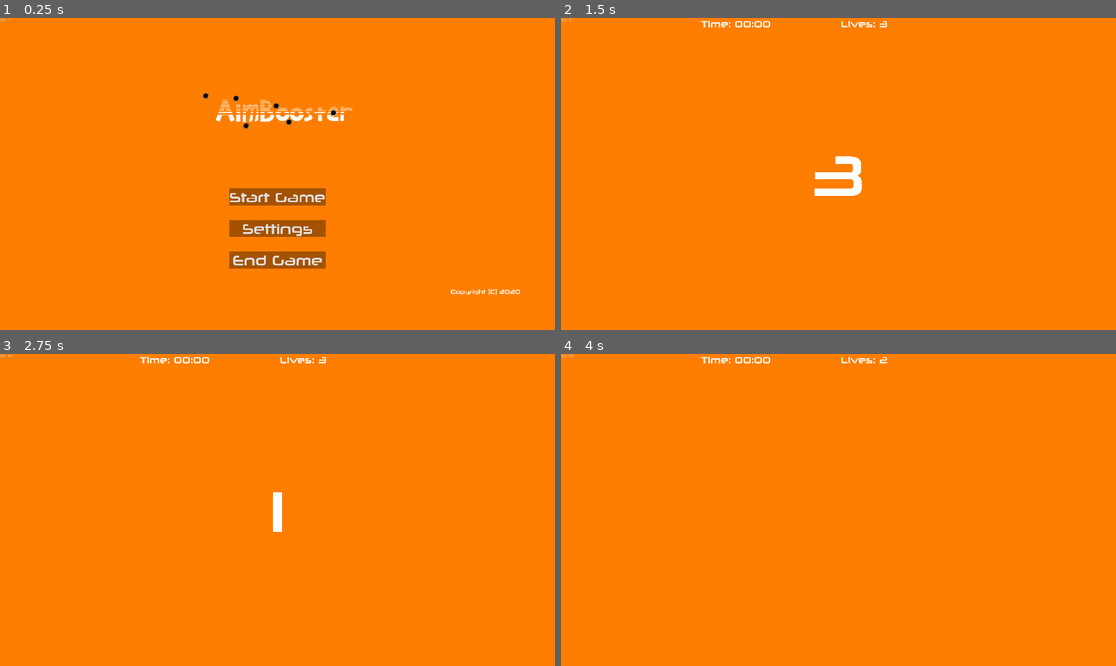
Above: before the commit, frames 1-4 (two rows, left to right).
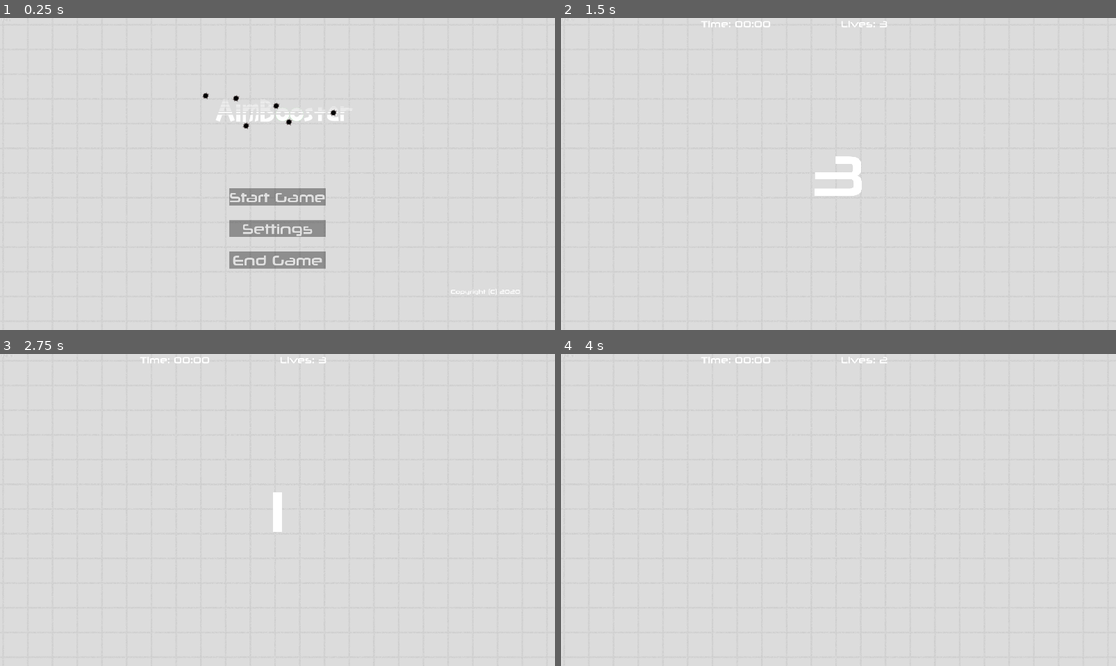
Above: after the commit, the same moments.

Repository: CasualYT31/aimbooster
Game: Godot game, scene res://scenes/Root.tscn
Two runs of this game, one before a commit and one after it. Both use one fixed random seed, a clock stepped at 60 frames per second and the inputs below.
Inputs (mouse positions are in pixels of both pictures, inside the frame that each line leads up to):
- Up to frame 1 (0.25 s): no input
- Up to frame 2 (1.5 s): click "Start Game" at 0.5 s; tap Enter at 1.25 s; move the mouse to (960, 158) at 1.27 s; click (960, 158) at 1.42 s
- Up to frame 3 (2.75 s): tap Space at 2 s; move the mouse to (166, 525) at 2.02 s; click (166, 525) at 2.17 s
- Up to frame 4 (4 s): move the mouse to (894, 441) at 2.77 s; click (894, 441) at 2.92 s; tap Enter at 3.5 s; move the mouse to (810, 572) at 3.52 s; click (810, 572) at 3.67 s

The runs differ from the first frame. In frame 1, 99% of the frame differs, in the area x 0-100%, y 0-100%; in frame 2, 99%; in frame 3, 100%; in frame 4, 100%.

Commit message:
Color and Size of Targets now change based on number of spawns, created a difficulty cap on spawn time and active target time, changed background, and changed TargetPNG color to white for easier color manipulation

Diff:
--- a/scenes/Root.tscn
+++ b/scenes/Root.tscn
@@ -1,7 +1,7 @@
 [gd_scene load_steps=5 format=2]
 
 [ext_resource path="res://scripts/Root.gd" type="Script" id=1]
-[ext_resource path="res://graphical/1920x1080-orange-color-wheel-solid-color-background.jpg" type="Texture" id=2]
+[ext_resource path="res://graphical/Untitled-1.png" type="Texture" id=2]
 [ext_resource path="res://audio/Mistake the Getaway.ogg" type="AudioStream" id=3]
 [ext_resource path="res://scenes/FPSCounter.tscn" type="PackedScene" id=4]
 
--- a/scenes/SettingsMenu.tscn
+++ b/scenes/SettingsMenu.tscn
@@ -6,6 +6,7 @@
 [ext_resource path="res://scenes/CopyrightLabel.tscn" type="PackedScene" id=4]
 [ext_resource path="res://graphical/ButtonStyles/ButtonsHover.stylebox" type="StyleBox" id=5]
 [ext_resource path="res://graphical/ButtonStyles/ButtonPressed.stylebox" type="StyleBox" id=6]
+[ext_resource path="res://graphical/ButtonStyles/ButtonDisabled.stylebox" type="StyleBox" id=7]
 
 [sub_resource type="DynamicFont" id=1]
 size = 32
@@ -229,6 +230,7 @@
 size_flags_vertical = 4
 custom_styles/hover = ExtResource( 5 )
 custom_styles/pressed = ExtResource( 6 )
+custom_styles/disabled = ExtResource( 7 )
 custom_styles/normal = ExtResource( 1 )
 custom_fonts/font = SubResource( 9 )
 text = "Normal"
@@ -242,6 +244,7 @@
 size_flags_vertical = 4
 custom_styles/hover = ExtResource( 5 )
 custom_styles/pressed = ExtResource( 6 )
+custom_styles/disabled = ExtResource( 7 )
 custom_styles/normal = ExtResource( 1 )
 custom_fonts/font = SubResource( 10 )
 text = "Enemy"
--- a/scenes/Target.tscn
+++ b/scenes/Target.tscn
@@ -7,9 +7,11 @@
 
 [node name="Area2D" type="Area2D"]
 pause_mode = 1
+scale = Vector2( 1.5, 1.5 )
 script = ExtResource( 2 )
 
 [node name="Sprite" type="Sprite" parent="."]
+scale = Vector2( 0.08, 0.08 )
 texture = ExtResource( 1 )
 
 [node name="CollisionShape2D" type="CollisionShape2D" parent="."]
--- a/scripts/FPSCounter.gd
+++ b/scripts/FPSCounter.gd
@@ -2,4 +2,4 @@
 
 # warning-ignore:unused_argument
 func _process(delta):
-	text = "fps: " + str(Engine.get_frames_per_second())
+	text = "FPS: " + str(Engine.get_frames_per_second())
--- a/scripts/Game.gd
+++ b/scripts/Game.gd
@@ -25,7 +25,7 @@
 var minutes: int = 0
 # spawn timing variables
 var spawnTimerCounter: float = 0.0 # timer that counts the number of seconds since last spawn
-var timeUntilNextSpawn: float = 1.0 # defines the length of time that must elapse until next spawn
+var timeUntilNextSpawn: float = 3.0 # defines the length of time that must elapse until next spawn
 
 # Variables - Difficulty Data
 # variables that define difficulty
@@ -48,7 +48,7 @@
 var chanceOfStationaryTarget: int = 100
 # how long the target should remain on screen for
 # this value is to be gradually made smaller when adjusting difficulty
-var activeLifeOfTarget: float = 5.0 # timeUntilNextSpawn
+var activeLifeOfTarget: float = 1.5 # timeUntilNextSpawn
 
 # Variables - Game Over State Data
 # flag which signifies if the game has ended or not
@@ -102,7 +102,7 @@
 		return false
 
 func _generateNewTargetType():
-	var random: int = randi() % 100 + 1 # random number between 1 and 100
+	var random: int = (randi() % 100) + 1 # random number between 1 and 100
 	if random <= chanceOfRedTarget:
 		return Global.TargetType.RED
 	elif random <= chanceOfRedTarget + chanceOfOrangeTarget:
@@ -135,12 +135,36 @@
 	return (randi() % 100 + 1) <= chanceOfStationaryTarget
 
 # Functions - Difficulty Management
-func _increaseDifficulty():
 	# adjust the following variables:
 	# target type chance group - ensure they all add up to 100!!
 	# target stationary chance
 	# decrease both activeLifeOfTarget and timeUntilNextSpawn by a small random amount
-	pass
+func _increaseDifficulty():
+	if timeUntilNextSpawn >= 0.2:
+		timeUntilNextSpawn -= .02
+	if activeLifeOfTarget >= 0.3:
+		activeLifeOfTarget -= .02
+
+	if chanceOfRedTarget >= chanceOfOrangeTarget:
+		chanceOfRedTarget -= 2
+		chanceOfOrangeTarget += 2
+
+	elif chanceOfOrangeTarget >= chanceOfYellowTarget:
+		chanceOfOrangeTarget -= 2
+		chanceOfYellowTarget += 2
+
+	elif chanceOfYellowTarget >= chanceOfGreenTarget:
+		chanceOfYellowTarget -= 2
+		chanceOfGreenTarget += 2
+
+	elif chanceOfGreenTarget >= chanceOfBlueTarget:
+		chanceOfGreenTarget -= 2
+		chanceOfBlueTarget += 2
+
+	else:
+		chanceOfBlueTarget -= 2
+		chanceOfPurpleTarget += 2
+
 
 # Functions - Target Signal Handlers
 func _on_target_hit():
--- a/scripts/Root.gd
+++ b/scripts/Root.gd
@@ -7,6 +7,7 @@
 var GameScene = preload("res://scenes/GameMenu.tscn")
 
 var tracker: bool = false
+
 onready var musicNode = get_node("BGM")
 onready var fpsNode = get_node("FPSCounter")
 
--- a/scripts/Target.gd
+++ b/scripts/Target.gd
@@ -54,19 +54,19 @@
 			# no scaling applied to the biggest size
 		Global.TargetType.ORANGE:
 			modulate = ColorN("orange", 1.0)
-			scale = Vector2(0.9, 0.9)
+			scale = Vector2(1.4, 1.4)
 		Global.TargetType.YELLOW:
 			modulate = ColorN("yellow", 1.0)
-			scale = Vector2(0.8, 0.8)
+			scale = Vector2(1.3, 1.3)
 		Global.TargetType.GREEN:
 			modulate = ColorN("green", 1.0)
-			scale = Vector2(0.7, 0.7)
+			scale = Vector2(1.2, 1.2)
 		Global.TargetType.BLUE:
 			modulate = ColorN("blue", 1.0)
-			scale = Vector2(0.6, 0.6)
+			scale = Vector2(1.1, 1.1)
 		Global.TargetType.PURPLE:
 			modulate = ColorN("purple", 1.0)
-			scale = Vector2(0.5, 0.5)
+			scale = Vector2(1.0, 1.0)
 		_:
 			OS.alert("Invalid target type!")
 	targetHealth = health
Binary file removed: graphical/1920x1080-orange-color-wheel-solid-color-background.jpg
Binary file added: graphical/ButtonStyles/ButtonDisabled.stylebox
Binary file added: graphical/Untitled-1.png
Binary file changed: graphical/target.png
Not shown: 1 places in scenes/SettingsMenu.tscn that only renumber resources
